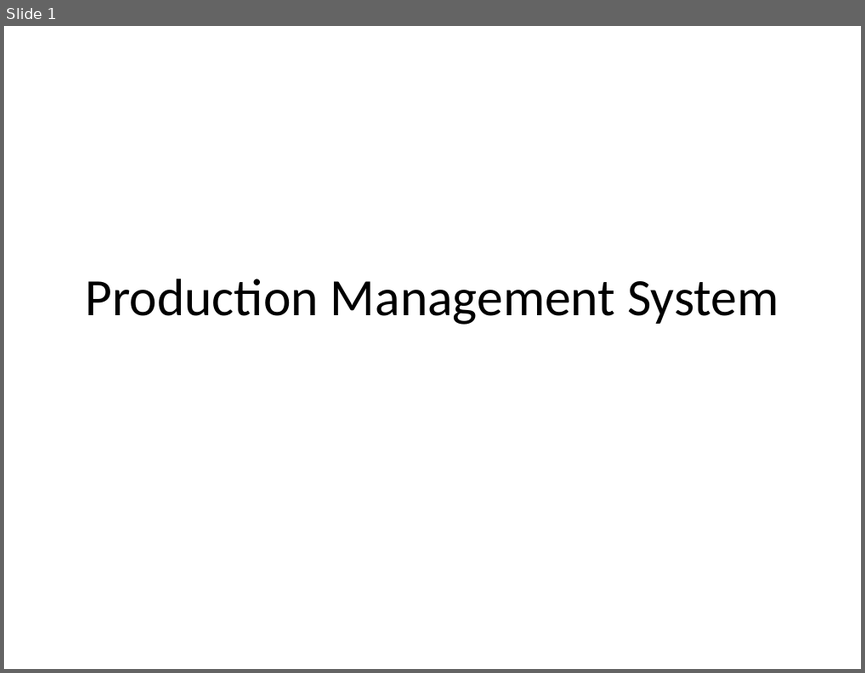
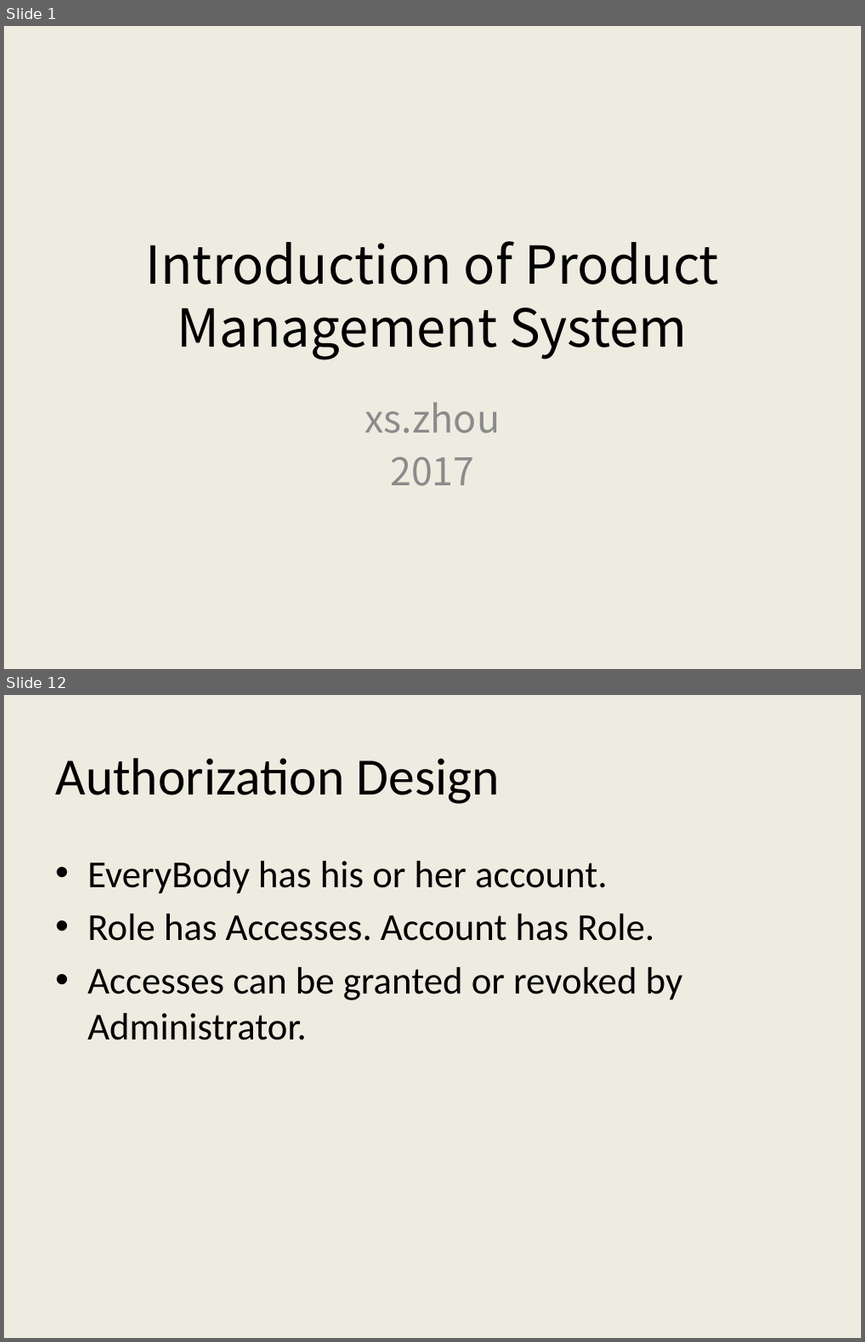
Before and after one commit to AlecSPb/PMS, a slide deck: PMSClient/Resource/Files/pmshelp_en.pptx. Shown one above the other, each under a label of ours: slide 1 before the commit, slides 1 and 12 after it; the slides between them are not shown. The pictures are 865x673 and 865x1342 pixels, drawn with LibreOffice and Linux fonts; fonts in the diff are those of the drawing. Boxes give left, top, right and bottom in pixels: in the first picture for what was removed or moved away, otherwise in the second. Text is boxed around its words. In the diff, an @@ line names an element or a change of style, - is before the commit and + after.

```diff
--- a/PMSClient/Resource/Files/pmshelp_en.pptx
+++ b/PMSClient/Resource/Files/pmshelp_en.pptx
@@ slide 12 added at (4, 695, 861, 1338), background #EEECE1 @@
@@ title added at (55, 758, 500, 804), 44 pt, text #000000 @@
+Authorization Design
@@ text added at (87, 861, 683, 1040), 32 pt, text #000000 @@
+• EveryBody has his or her account.
+• Role has Accesses. Account has Role.
+• Accesses can be granted or revoked by Administrator.
@@ slide 1 changed as well @@
@@ background #FFFFFF to #EEECE1 @@
@@ title at (145, 241, 719, 360): text changed; font Calibri to Noto Sans CJK SC @@
-Production Management System
+Introduction of Product Management System
@@ subtitle added at (365, 402, 500, 486), 32 pt, text #8C8C8C @@
+xs.zhou
+2017
```
Also in this commit, not shown: 1 other slide changed, 11 other slides added, 10 slides removed, 1 other file.
